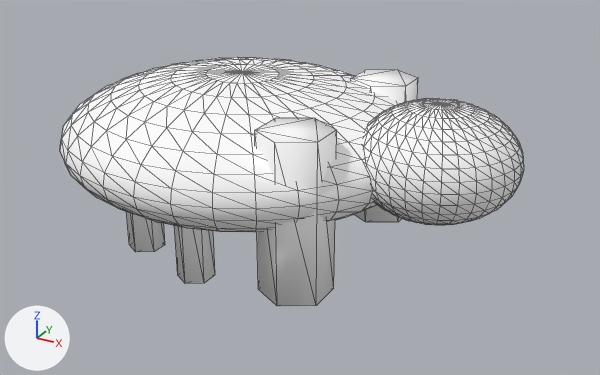
A saved change to the glTF model assets/enemies/generated_glb/claw_crawler_animated_02.glb.
Before and after are seen from a 50 mm camera at (1.88, -2.91, 1.46) aimed at (0.29, -0.01, 0.01). The lights are fixed; the arrows at lower left show +X, +Y and +Z. The first picture is the older version. Mesh edges are drawn as thin lines. Vertices at exactly the same position are counted once.
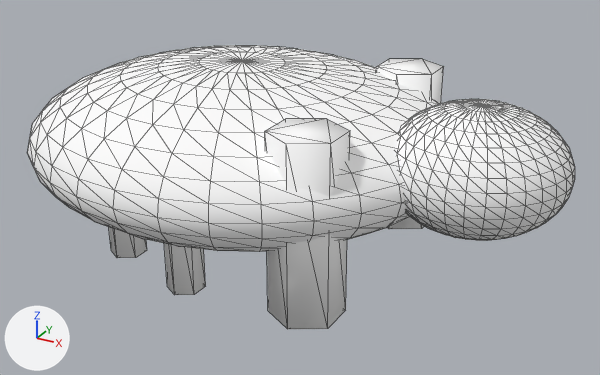
Boxes (x1, y1, x2, y2) around the edits, measured in the pictures (600 x 375 px; the box of a moved part takes in the faces that stretch with it):
```json
{"object": "Sphere", "change": "reshaped", "before": [60, 57, 524, 306], "after": [27, 45, 575, 329], "on screen": "18% wider, 14% taller"}
{"part": 1, "of": "me_sphere_004", "change": "moved or reshaped", "before": [60, 57, 400, 232], "after": [27, 45, 439, 252]}
{"part": 2, "of": "me_sphere_004", "change": "moved or reshaped", "before": [363, 98, 524, 225], "after": [397, 99, 575, 241]}
{"part": 3, "of": "me_sphere_004", "change": "moved or reshaped", "before": [255, 118, 337, 306], "after": [265, 119, 350, 329]}
{"part": 4, "of": "me_sphere_004", "change": "moved or reshaped", "before": [351, 70, 418, 222], "after": [376, 59, 444, 229]}
{"part": 5, "of": "me_sphere_004", "change": "moved or reshaped", "before": [174, 226, 215, 284], "after": [164, 243, 206, 295]}
{"part": 6, "of": "me_sphere_004", "change": "moved or reshaped", "before": [126, 212, 165, 252], "after": [109, 227, 147, 258]}
```

Edits to the scene script, one JSON object a line:
```json
{"block": "me_sphere_004", "where": "# used by ob_sphere; location = (0.0, 0.0, 0.0)"}
{"op": "remove", "block": "me_sphere_004", "code": "me_sphere_004.from_pydata(...)  # 1036 vertices, 2040 faces; spans x -0.81..1.22, y -0.76..0.76, z -0.32..0.48"}
{"op": "add", "block": "me_sphere_004", "code": "me_sphere_004.from_pydata(...)  # 1036 vertices, 2040 faces; spans x -0.95..1.41, y -0.87..0.87, z -0.32..0.53"}
{"block": "me_sphere_004", "change": "me_sphere_004 part 1: the loose piece of 482 vertices spanning x -0.81..0.81, y -0.76..0.76, z -0.08..0.48 is scaled about its middle by (1.18, 1.15, 1.18)"}
{"block": "me_sphere_004", "change": "me_sphere_004 part 2: the loose piece of 482 vertices spanning x 0.56..1.22, y -0.33..0.33, z 0.02..0.48 is scaled about its middle by 1.09, then moved by (0.16, 0.0, 0.0)"}
{"block": "me_sphere_004", "change": "me_sphere_004 part 3: the loose piece of 12 vertices spanning x 0.36..0.62, y -0.55..-0.25, z -0.23..0.43 is scaled about its middle by (1, 1, 1.1), then moved by (0.09, -0.07, 0.0)"}
{"block": "me_sphere_004", "change": "me_sphere_004 part 4: the loose piece of 12 vertices spanning x 0.36..0.62, y 0.25..0.55, z -0.22..0.42 is scaled about its middle by (1, 1, 1.14), then moved by (0.09, 0.07, 0.0)"}
{"block": "me_sphere_004", "change": "me_sphere_004 part 5: the loose piece of 12 vertices spanning x -0.07..0.07, y -0.48..-0.32, z -0.31..0.31 is scaled about its middle by (1, 1, 1.06), then moved by (0.0, -0.07, 0.0)"}
{"block": "me_sphere_004", "change": "me_sphere_004 part 6: the loose piece of 12 vertices spanning x -0.39..-0.25, y -0.4..-0.24, z -0.28..0.28 is scaled about its middle by (1, 1, 1.06), then moved by (-0.06, -0.06, 0.0)"}
{"block": "me_sphere_004", "change": "other edits to the shape of me_sphere_004 do not show in these pictures"}
```
